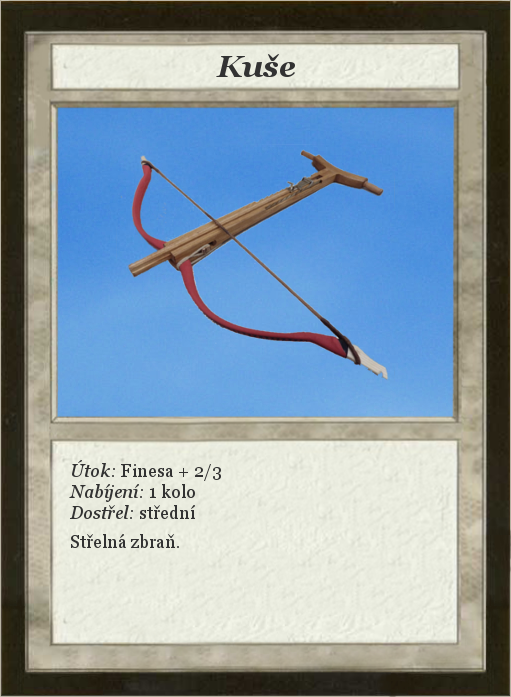
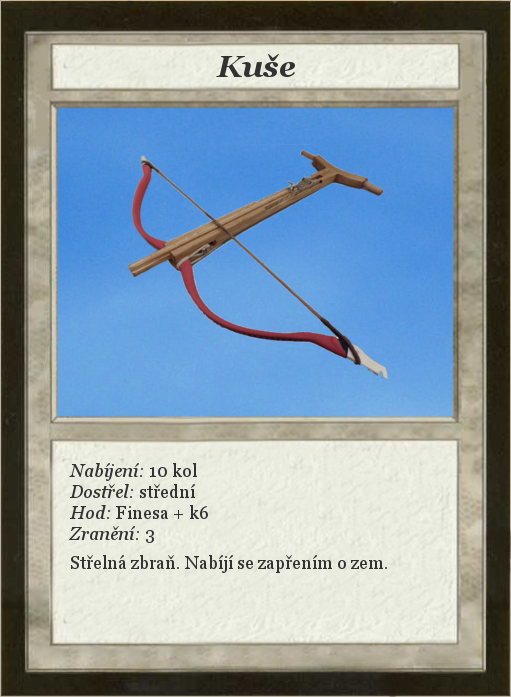
Layers edited between the first and the second 511×697 image:
renamed "Útok: Finesa + 2/3 ..." to "Nabíjení: 10 kol ...", painted on it over (69, 460, 387, 573)
